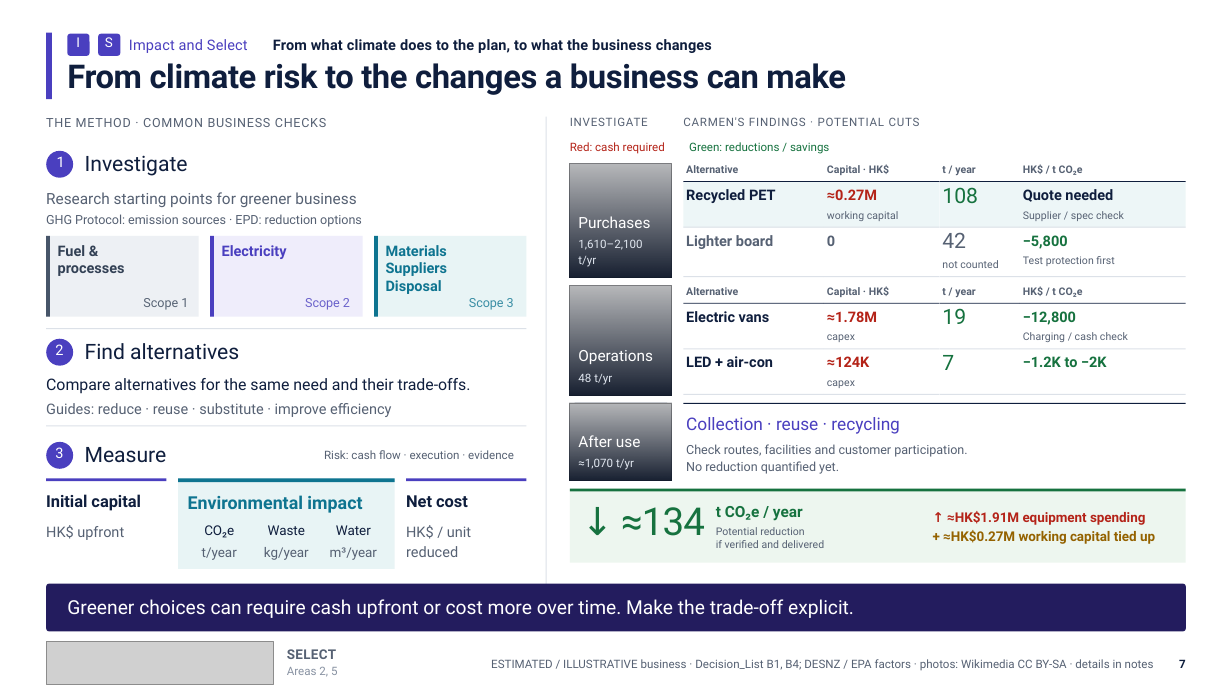
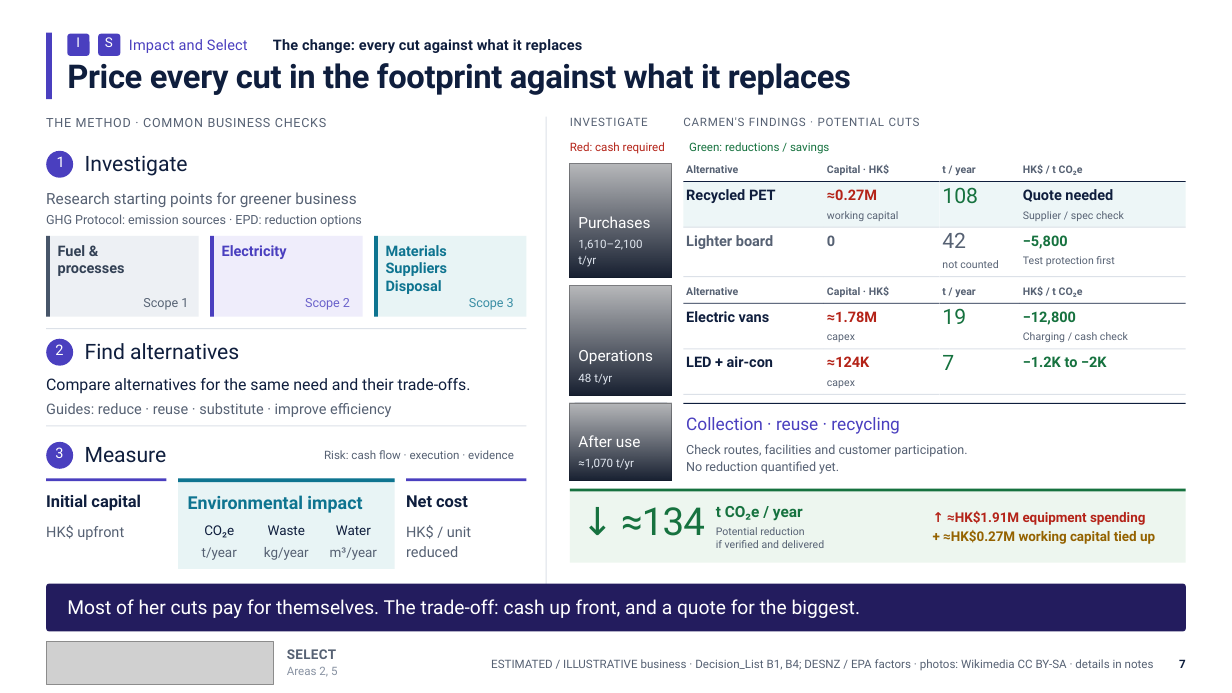
Before and after one commit to Peeradonn/finplan, a slide deck: slide 7 of Final/deck/Axis.pptx. Drawn at 1232x693 pixels with LibreOffice and Linux fonts; fonts in the diff are those of the drawing; grey boxes stand for pictures. Boxes give left, top, right and bottom in pixels: in the first picture for what was removed or moved away, otherwise in the second. Text is boxed around its words. In the diff, an @@ line names an element or a change of style, - is before the commit and + after.

```diff
--- a/Final/deck/Axis.pptx
+++ b/Final/deck/Axis.pptx
@@ text at (273,39,583,53): text changed @@
-From what climate does to the plan, to what the business changes
+The change: every cut against what it replaces
@@ text at (67,63,851,95): text changed @@
-From climate risk to the changes a business can make
+Price every cut in the footprint against what it replaces
@@ text at (67,599,861,618): text changed @@
-Greener choices can require cash upfront or cost more over time. Make the trade-off explicit.
+Most of her cuts pay for themselves. The trade-off: cash up front, and a quote for the biggest.
```
Also in this commit, not shown: 6 other slides changed, 4 slides added, 6 other files.
